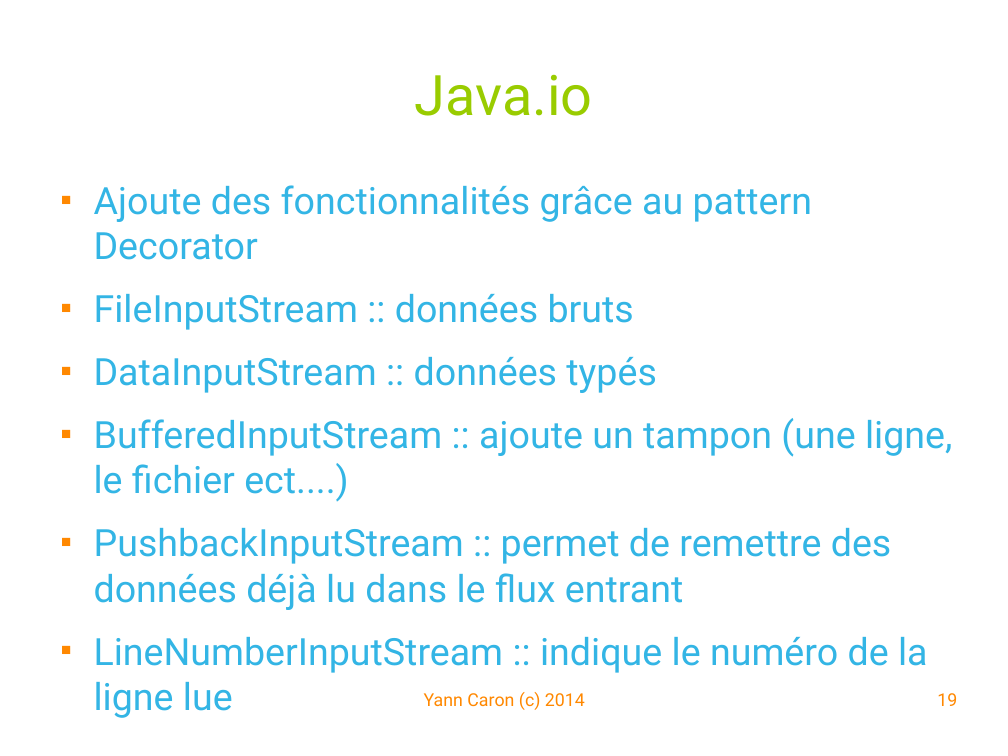
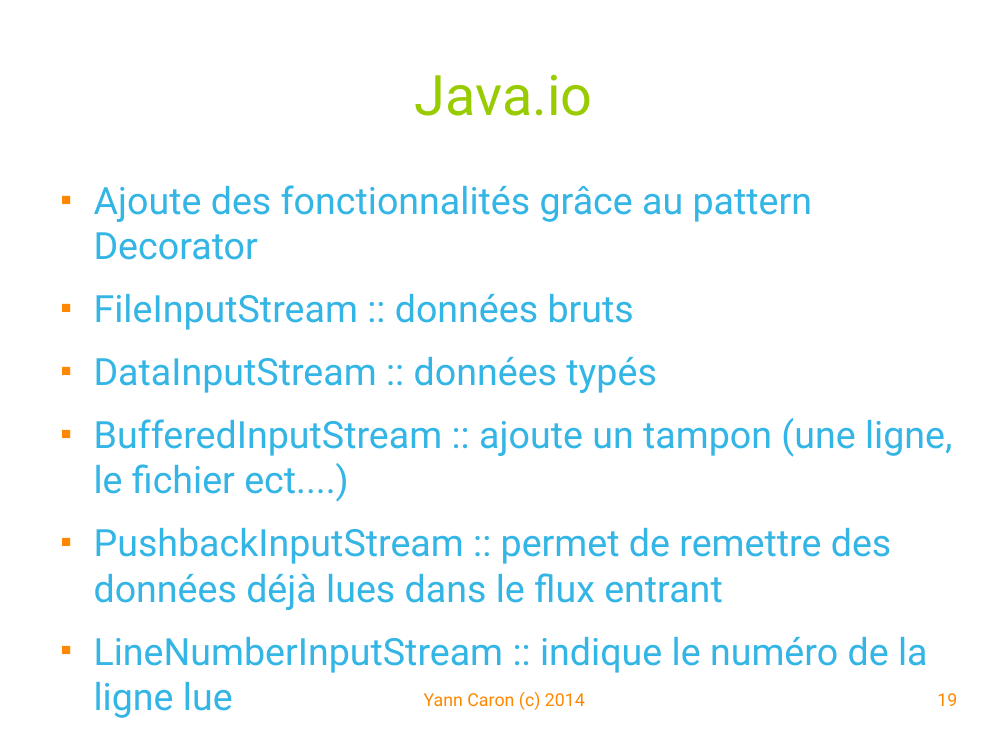
Before and after one commit to YannCaron/Android-ENSG, a slide deck: slide 19 of 09 - WebServices.odp. Drawn at 1008x756 pixels with LibreOffice and Linux fonts; fonts in the diff are those of the drawing; background and template pictures are left out. Boxes give left, top, right and bottom in pixels: in the first picture for what was removed or moved away, otherwise in the second. Text is boxed around its words. In the diff, an @@ line names an element or a change of style, - is before the commit and + after.

```diff
--- a/09 - WebServices.odp
+++ b/09 - WebServices.odp
@@ text at box(94, 528, 892, 610): text changed @@
-■ PushbackInputStream :: permet de remettre des données déjà lu dans le flux entrant
+■ PushbackInputStream :: permet de remettre des données déjà lues dans le flux entrant
```
Also in this commit, not shown: 11 other slides changed, 12 slides added, 13 other files.
